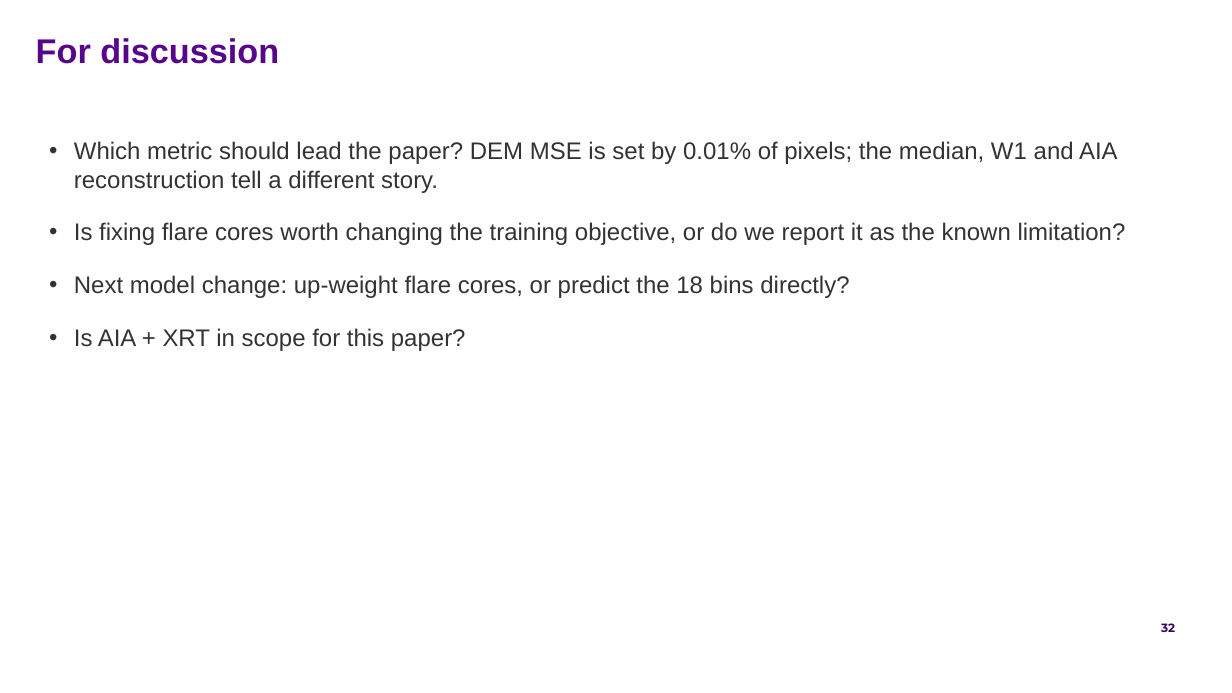
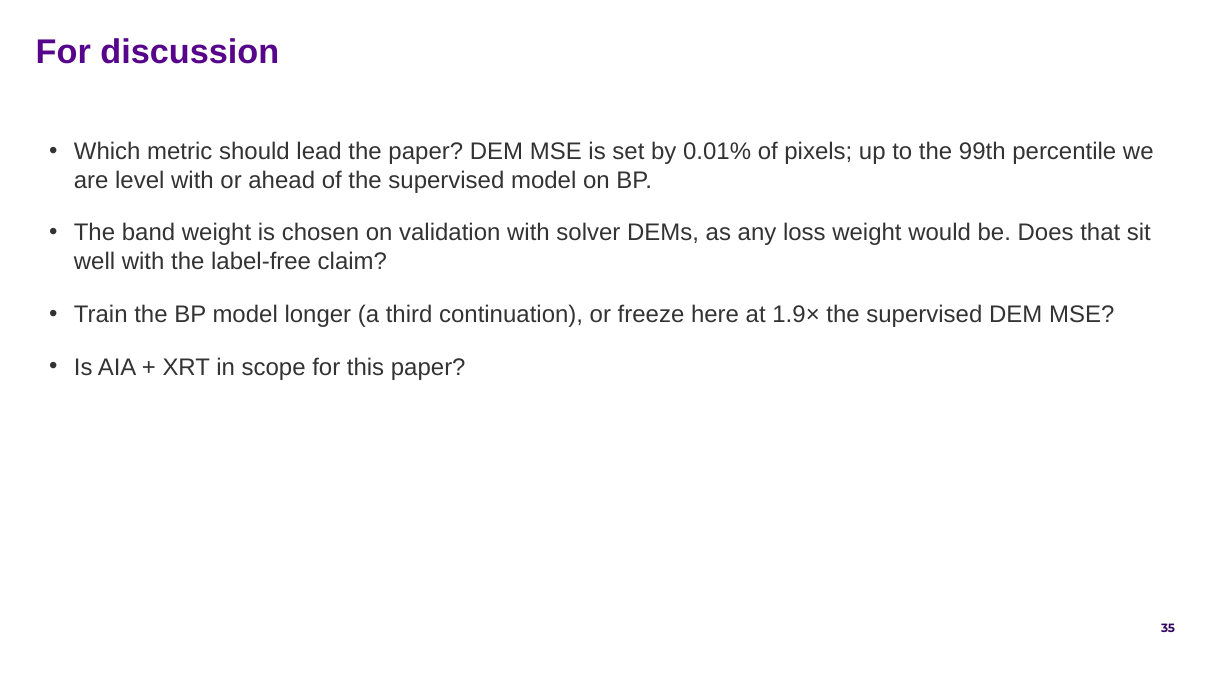
Before and after one commit to FruitPnchSamuraiG/solar-dem-inversion, a slide deck: slide 35 of slides/DEM_deck_v2.pptx (slide 32 before the commit). Drawn at 1232x693 pixels with LibreOffice and Linux fonts; fonts in the diff are those of the drawing; background and template pictures are left out. Boxes give left, top, right and bottom in pixels: in the first picture for what was removed or moved away, otherwise in the second. Text is boxed around its words. In the diff, an @@ line names an element or a change of style, - is before the commit and + after.

Commit message:
deck: rebuilt on the adopted stiff-band BP model; Part 7 is now the failure and the fix
Summary, model, loss (band weight mu), model-choice and results slides carry the
120 + 120 continued model. Part 7 has eight slides: the old failure, the
suggestions on the original loss, the objective-gap cause, the 616-vs-85 price,
the mu screen on validation, the stiff-band runs, flare cores now, what remains.
New-model figures in results/plots/22_adopted_bp_20261014 (README); outline synced;
STATE.md and CLAUDE.md record the revised BP final.

```diff
--- a/slides/DEM_deck_v2.pptx
+++ b/slides/DEM_deck_v2.pptx
@@ text at bbox=[74, 141, 1154, 327]: text changed @@
-• Which metric should lead the paper? DEM MSE is set by 0.01% of pixels; the median, W1 and AIA reconstruction tell a different story.
-• Is fixing flare cores worth changing the training objective, or do we report it as the known limitation?
-• Next model change: up-weight flare cores, or predict the 18 bins directly?
+• Which metric should lead the paper? DEM MSE is set by 0.01% of pixels; up to the 99th percentile we are level with or ahead of the supervised model on BP.
+• The band weight is chosen on validation with solver DEMs, as any loss weight would be. Does that sit well with the label-free claim?
+• Train the BP model longer (a third continuation), or freeze here at 1.9× the supervised DEM MSE?
@@ page number at bbox=[1161, 623, 1175, 632]: text changed @@
-32
+35
```
Also in this commit, not shown: 12 other slides changed, 8 slides added, 5 slides removed, 13 other files.
